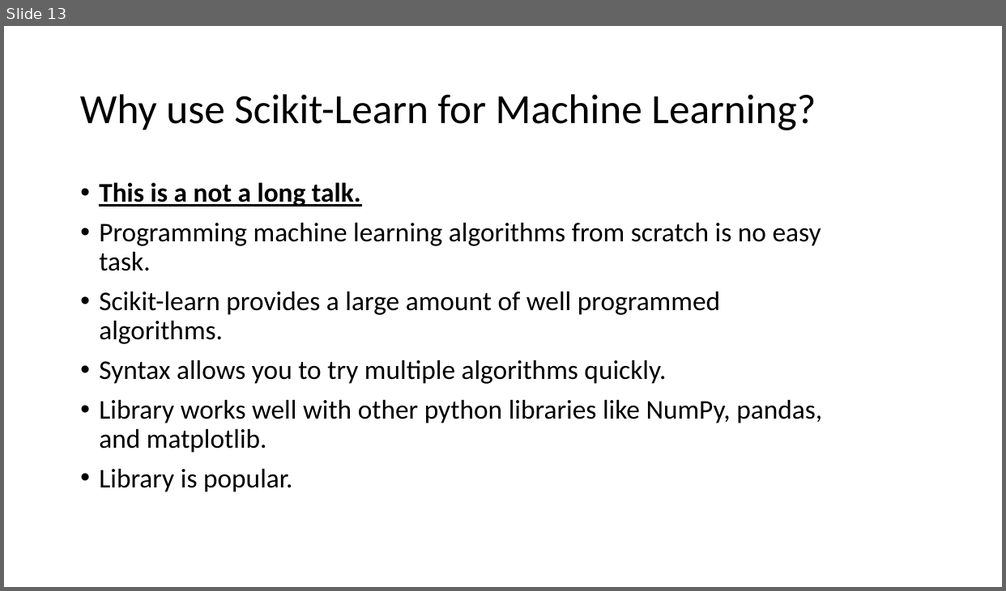
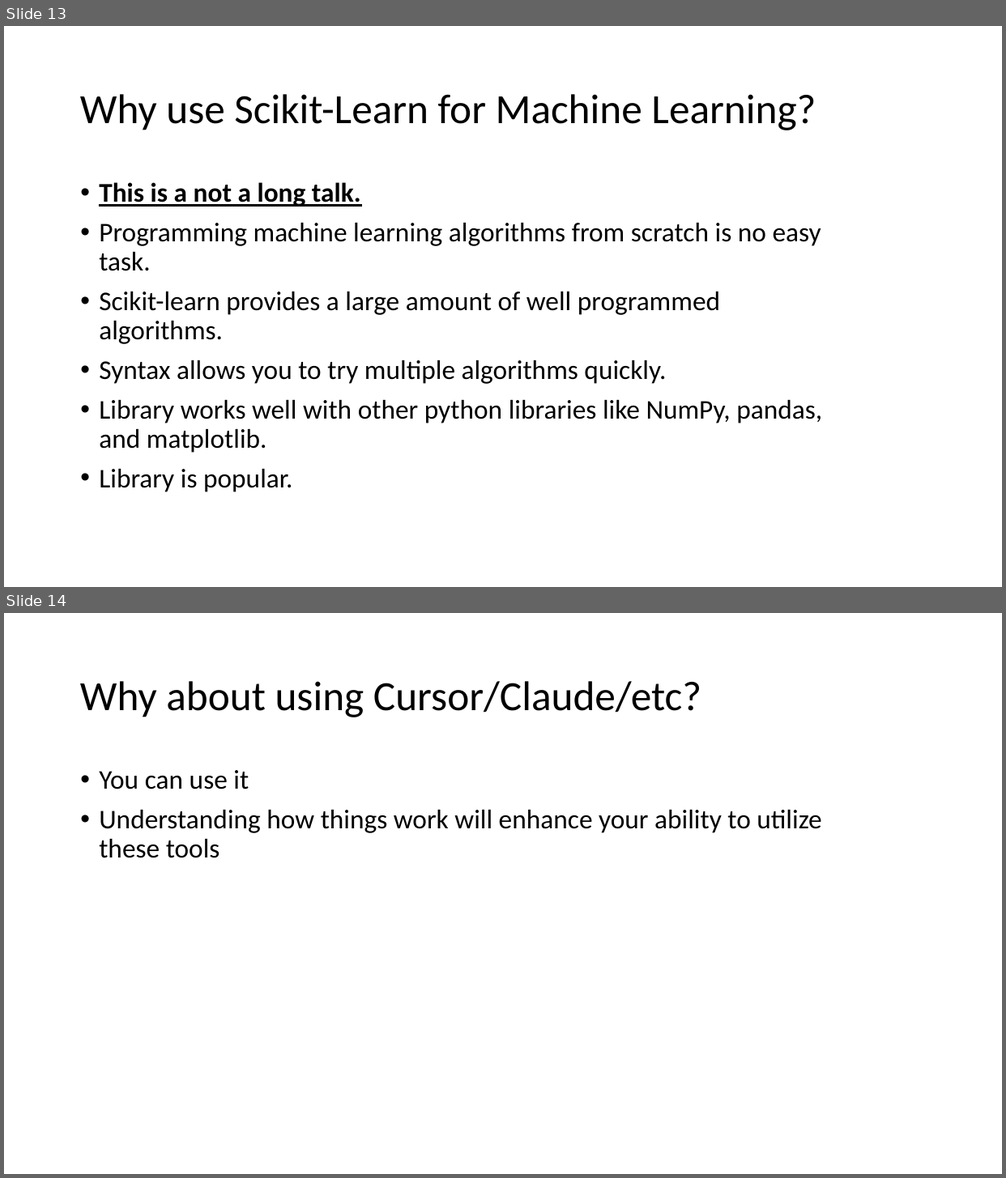
Before and after one commit to mGalarnyk/MLModelsScikit-Learn, a slide deck: powerpoints/Introduction.pptx. Shown one above the other, each under a label of ours: slide 13 before the commit, slides 13 and 14 after it. The pictures are 1006x591 and 1006x1178 pixels, drawn with LibreOffice and Linux fonts; fonts in the diff are those of the drawing. Boxes give left, top, right and bottom in pixels: in the first picture for what was removed or moved away, otherwise in the second. Text is boxed around its words. In the diff, an @@ line names an element or a change of style, - is before the commit and + after.

Commit message:
Updated lecture for 2026

```diff
--- a/powerpoints/Introduction.pptx
+++ b/powerpoints/Introduction.pptx
@@ slide 14 added at (x1=4, y1=613, x2=1002, y2=1174), background #FFFFFF @@
@@ title added at (x1=80, y1=681, x2=701, y2=717), 40 pt, text #000000 @@
+Why about using Cursor/Claude/etc?
@@ text added at (x1=99, y1=770, x2=821, y2=858), 26 pt, text #000000 @@
+• You can use it
+• Understanding how things work will enhance your ability to utilize these tools
```
Also in this commit, not shown: 4 other files.
